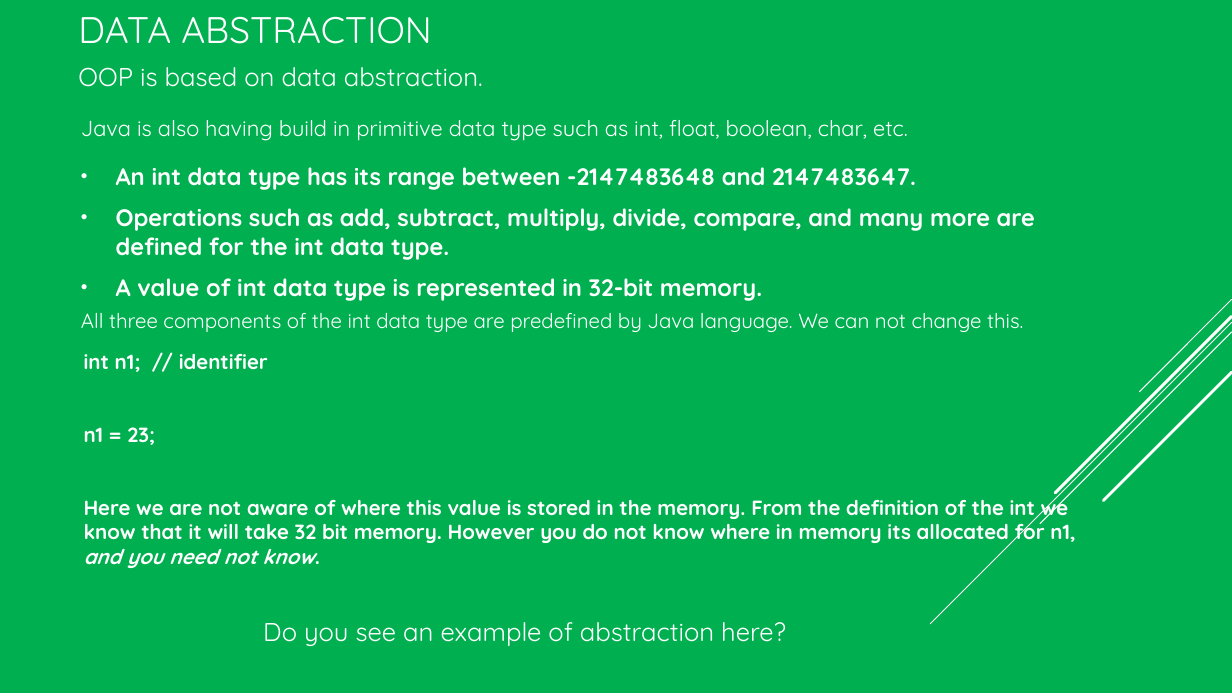
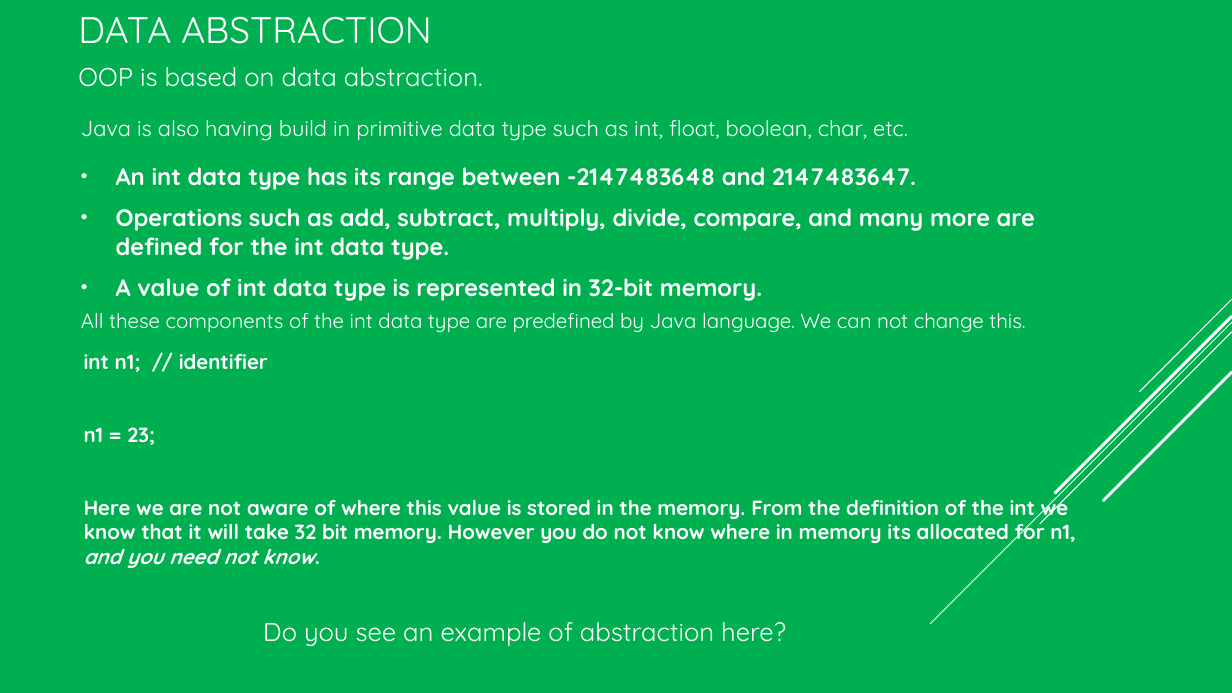
Before and after one commit to VeerababuK/Core-Java, a slide deck: slide 41 of Core java.pptx. Drawn at 1232x693 pixels with LibreOffice and Linux fonts; fonts in the diff are those of the drawing. Boxes give left, top, right and bottom in pixels: in the first picture for what was removed or moved away, otherwise in the second. Text is boxed around its words. In the diff, an @@ line names an element or a change of style, - is before the commit and + after.

```diff
--- a/Core java.pptx
+++ b/Core java.pptx
@@ text at (81,313,1025,332): text changed @@
-All three components of the int data type are predefined by Java language. We can not change this.
+All these components of the int data type are predefined by Java language. We can not change this.
```
Also in this commit, not shown: 7 other slides changed, 17 other files.
